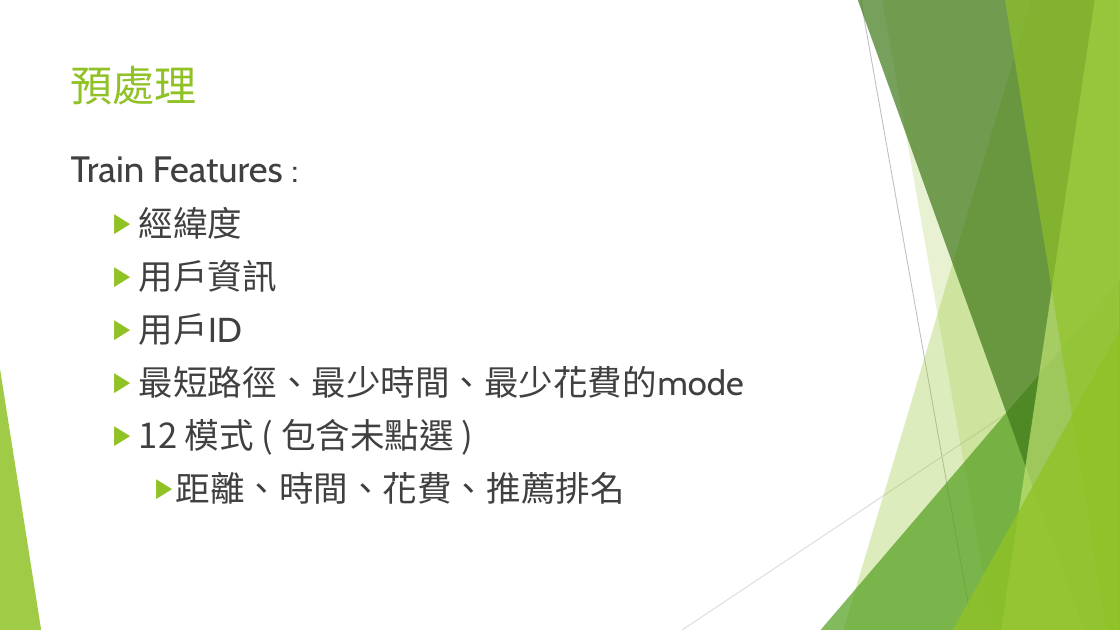
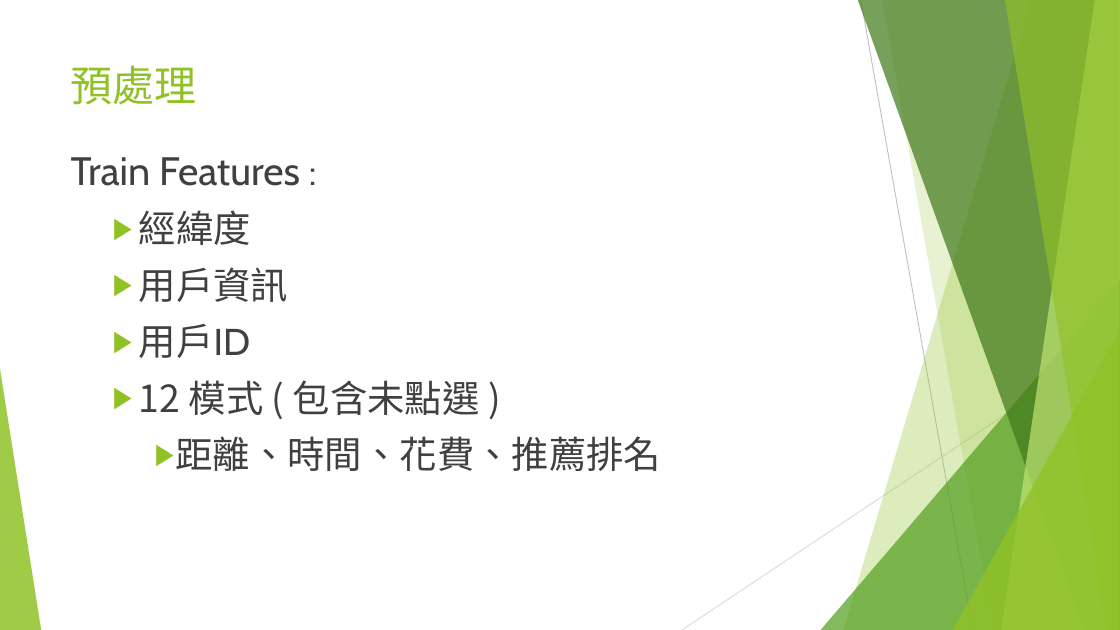
Before and after one commit to tping812/108-NN-homework2, a slide deck: slide 3 of B10432008/類神經網路期末報告_第17組.pptx. Drawn at 1120x630 pixels with LibreOffice and Linux fonts; fonts in the diff are those of the drawing. Boxes give left, top, right and bottom in pixels: in the first picture for what was removed or moved away, otherwise in the second. Text is boxed around its words. In the diff, an @@ line names an element or a change of style, - is before the commit and + after.

```diff
--- a/B10432008/類神經網路期末報告_第17組.pptx
+++ b/B10432008/類神經網路期末報告_第17組.pptx
@@ text "Train Features :" at bbox=[71, 157, 661, 471]: size 31.4 to 34 pt in "Train Features"; size 29.6 to 32 pt in ":", "經緯度", "用戶資訊", "用戶ID" and 2 more places @@
@@ text at bbox=[139, 366, 744, 398]: paragraph removed @@
-  ▶ 最短路徑、最少時間、最少花費的mode
```
Also in this commit, not shown: 1 other slide changed, 1 slide added.
